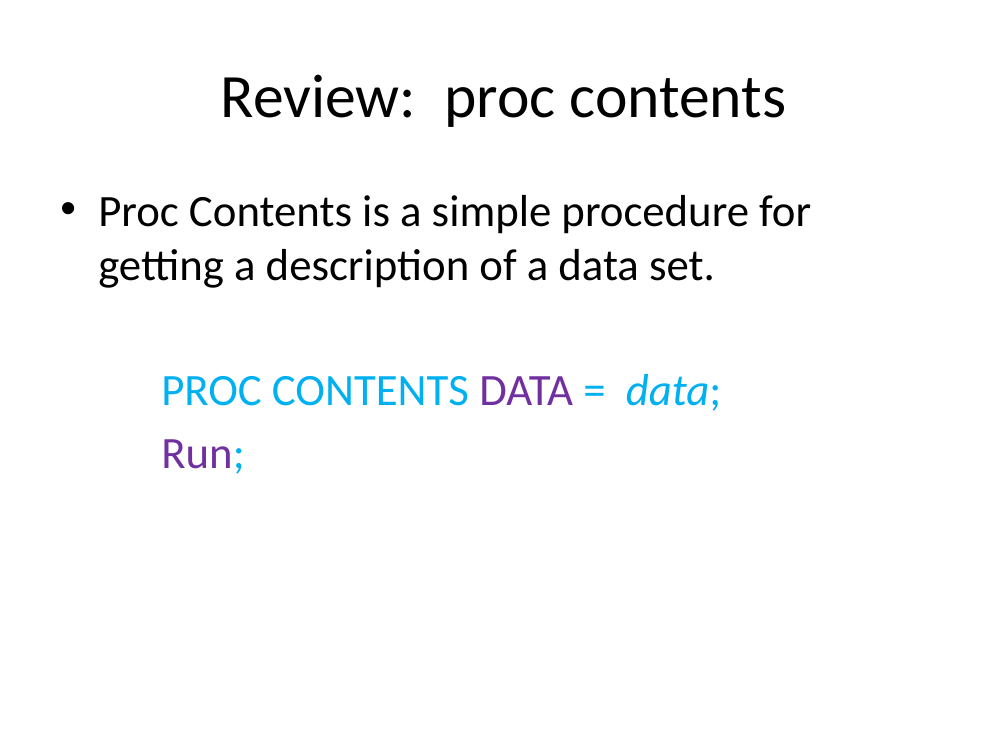
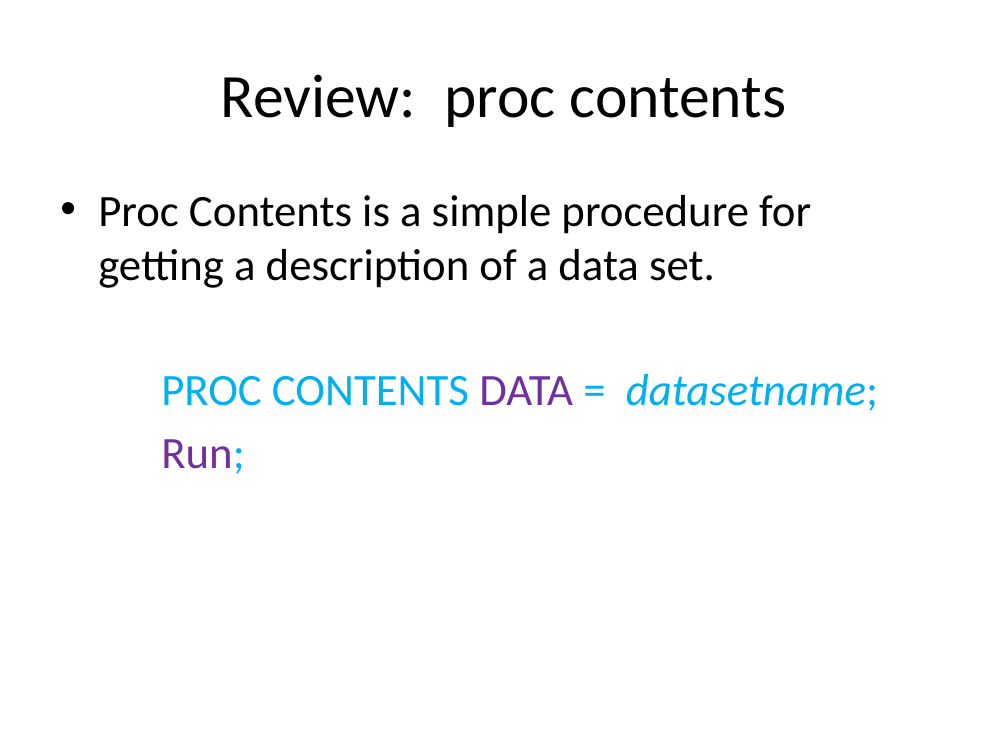
Before and after one commit to CUNYSPHCode/IntroSAS, a slide deck: slide 7 of Session2/Session2_MRamos.pptx (slide 6 before the commit). Drawn at 1008x756 pixels with LibreOffice and Linux fonts; fonts in the diff are those of the drawing. Boxes give left, top, right and bottom in pixels: in the first picture for what was removed or moved away, otherwise in the second. Text is boxed around its words. In the diff, an @@ line names an element or a change of style, - is before the commit and + after.

```diff
--- a/Session2/Session2_MRamos.pptx
+++ b/Session2/Session2_MRamos.pptx
@@ text at [161, 374, 878, 411]: text changed @@
-PROC CONTENTS DATA = data;
+PROC CONTENTS DATA = datasetname;
```
Also in this commit, not shown: 5 other slides changed, 1 slide added, 1 other file.
